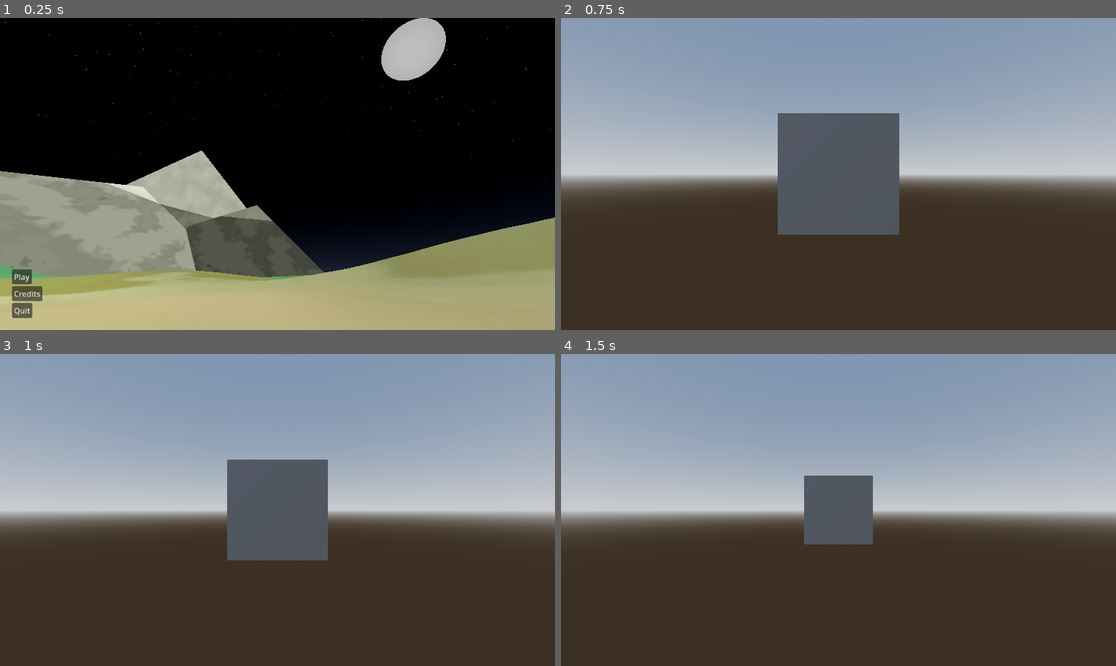
Above: before the commit, frames 1-4 (two rows, left to right).
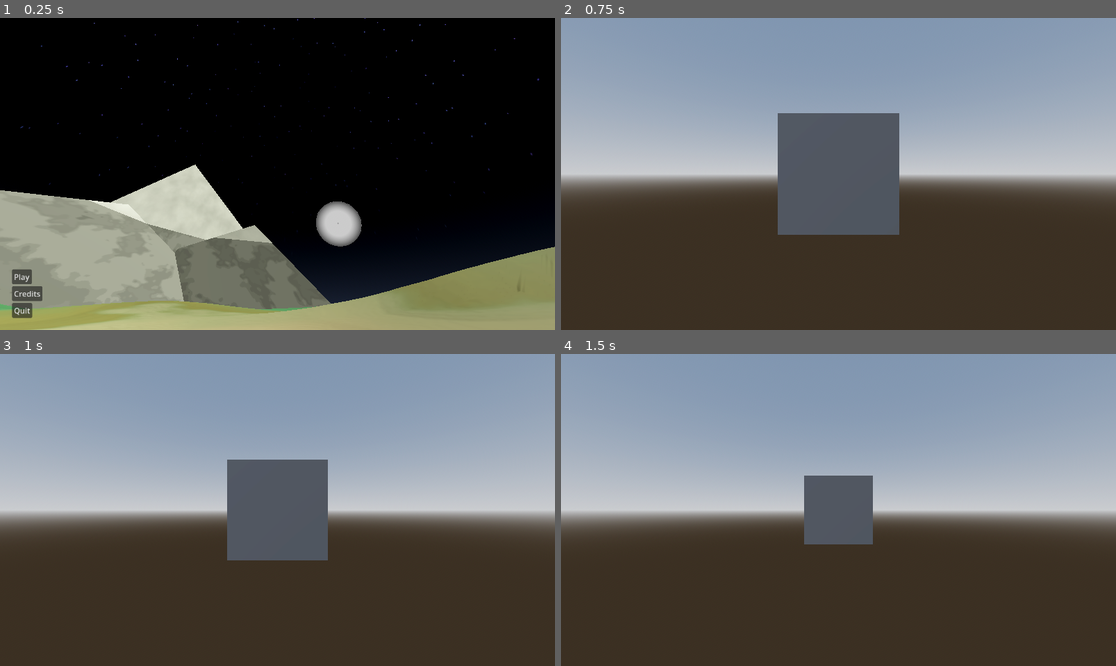
Above: after the commit, the same moments.

Repository: Ortley/black-hole-stars
Game: Godot game, scene res://scene/init.tscn
Two runs of this game, one before a commit and one after it. Both use one fixed random seed, a clock stepped at 60 frames per second and the inputs below.
Inputs (mouse positions are in pixels of both pictures, inside the frame that each line leads up to):
- Up to frame 1 (0.25 s): no input
- Up to frame 2 (0.75 s): click "Play" at 0.5 s
- Up to frame 3 (1 s): no input
- Up to frame 4 (1.5 s): tap Enter at 1.25 s; move the mouse to (960, 494) at 1.27 s; hold Right from 1.28 s (still down); tap Alt at 1.35 s; click (960, 494) at 1.42 s

The runs differ from the first frame. In frame 1, 28% of the frame differs, in the area x 0-100%, y 0-100%; in frame 2, nothing differs; in frame 3, nothing differs; in frame 4, nothing differs.

Commit message:
Tweak moon gradient

Diff:
--- a/scene/init.tscn
+++ b/scene/init.tscn
@@ -60,7 +60,8 @@
 gradient = SubResource("Gradient_iglqp")
 
 [sub_resource type="Gradient" id="Gradient_dskgn"]
-colors = PackedColorArray(0.556953, 0.556953, 0.556953, 1, 0.61339027, 0.61339027, 0.61339027, 1)
+offsets = PackedFloat32Array(0, 0.68622446)
+colors = PackedColorArray(0.24719203, 0.24719185, 0.24719188, 1, 0.6651961, 0.6651961, 0.66519606, 1)
 
 [sub_resource type="GradientTexture1D" id="GradientTexture1D_cb7ku"]
 gradient = SubResource("Gradient_dskgn")
@@ -110,6 +111,7 @@
 [sub_resource type="Environment" id="Environment_iglqp"]
 background_mode = 2
 sky = SubResource("Sky_afm41")
+ambient_light_color = Color(0.32544088, 0.3254409, 0.32544088, 1)
 tonemap_mode = 2
 glow_enabled = true
 
@@ -306,6 +308,8 @@
 subdivide_width = 75
 subdivide_depth = 75
 
+[sub_resource type="Curve3D" id="Curve3D_42rhp"]
+
 [sub_resource type="GDScript" id="GDScript_afm41"]
 resource_name = "main-menu-manager"
 script/source = "extends HBoxContainer
@@ -361,7 +365,14 @@
 [node name="Static" type="Node3D" parent="." unique_id=770909436]
 
 [node name="DirectionalLight3D" type="DirectionalLight3D" parent="Static" unique_id=1743797502]
-transform = Transform3D(-0.6401097, -0.5876765, 0.49486956, 0, 0.6441236, 0.76492137, -0.76828355, 0.4896336, -0.4123098, 0, 0, 0)
+transform = Transform3D(-0.93080413, -0.28093153, 0.23384015, -0.1922852, 0.9204174, 0.34037954, -0.3108539, 0.2718627, -0.9107472, 0, 0, 0)
+light_color = Color(0.9067041, 0.9268079, 0.81878257, 1)
+light_energy = 0.0
+light_bake_mode = 1
+shadow_enabled = true
+
+[node name="DirectionalLight3D2" type="DirectionalLight3D" parent="Static" unique_id=887739330]
+transform = Transform3D(-0.14357919, -0.6942784, 0.7052393, -0.14970334, 0.71965957, 0.6779964, -0.9782505, -0.008230474, -0.20726392, 0, 0, 0)
 light_color = Color(0.9067041, 0.9268079, 0.81878257, 1)
 light_bake_mode = 1
 shadow_enabled = true
@@ -420,6 +431,11 @@
 material_override = SubResource("ShaderMaterial_afm41")
 extra_cull_margin = 300.0
 mesh = SubResource("PlaneMesh_ie4dk")
+
+[node name="Dynamic" type="Node3D" parent="." unique_id=768724077]
+
+[node name="Path3D" type="Path3D" parent="Dynamic" unique_id=1593412655]
+curve = SubResource("Curve3D_42rhp")
 
 [node name="UI" type="Control" parent="." unique_id=881028091]
 layout_mode = 3
@@ -545,8 +561,7 @@
 text = "Yes"
 
 [node name="Camera3D" type="Camera3D" parent="." unique_id=2001362588]
-transform = Transform3D(0.9988062, 0.024277063, 0.042390145, 0, 0.8677655, -0.49697393, -0.048849773, 0.49638063, 0.8667295, -1.5684009, 0.7706299, 2.1904068)
-fov = 80.0
+transform = Transform3D(0.9988061, 0.027598506, 0.040306605, 0, 0.82511353, -0.564967, -0.04884977, 0.5642925, 0.82412845, -1.5684009, 0.7706299, 2.1904068)
 
 [node name="AnimationPlayer" type="AnimationPlayer" parent="." unique_id=2077054340]
 libraries/ = SubResource("AnimationLibrary_afm41")
